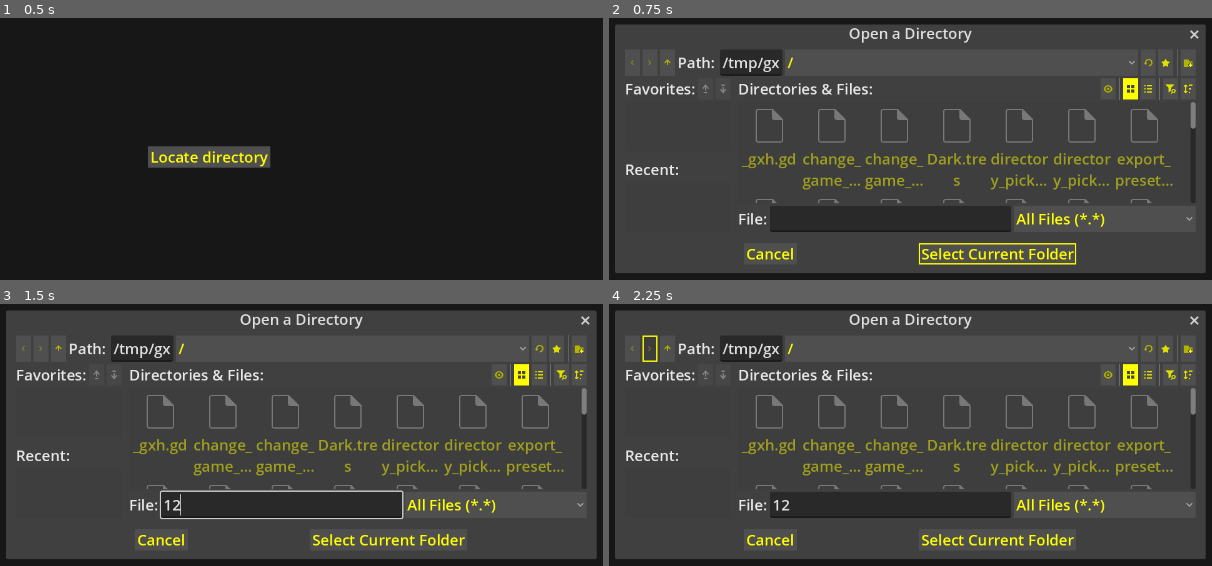
Above: before the commit, frames 1-4 (two rows, left to right).
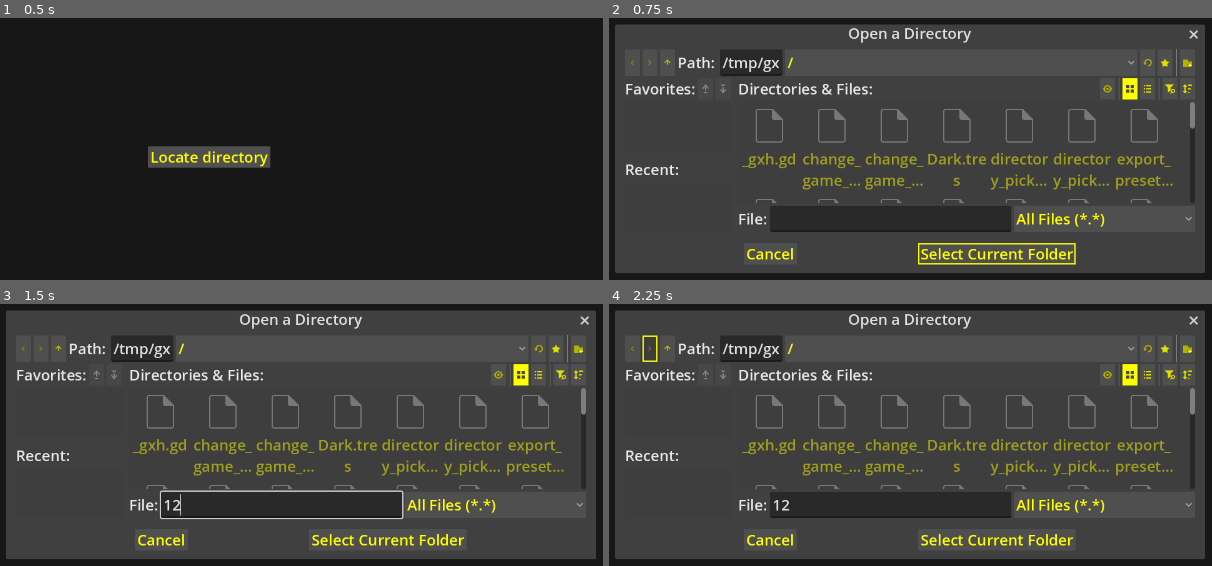
Above: after the commit, the same moments.

Repository: l1chorpe/cyberpunk-log-viewer
Game: Godot game, scene res://MainWindow.tscn
Same seed, same stepped clock (60 frames per second), same inputs: the game is played once before the commit and once after it.
Inputs (mouse positions are in pixels of both pictures, inside the frame that each line leads up to):
- Up to frame 1 (0.5 s): no input
- Up to frame 2 (0.75 s): click "Locate directory" at 0.5 s
- Up to frame 3 (1.5 s): click (283, 505) at 1.27 s; type "12" at 1.35 s
- Up to frame 4 (2.25 s): click (651, 348) at 2 s

Frame 1 is identical in both runs. In frame 2, 1.2% of the frame differs, in the area x 39-100%, y 3-97%; in frame 3, 1.1%; in frame 4, 1.1%.

Commit message:
chore: updated version number

Diff:
--- a/project.godot
+++ b/project.godot
@@ -11,7 +11,7 @@
 [application]
 
 config/name="Cyberpunk Log Viewer"
-config/version="1.1.1"
+config/version="1.2.0"
 run/main_scene="uid://cfvspu3407n0m"
 config/features=PackedStringArray("4.5", "Forward Plus")
 boot_splash/bg_color=Color(0.09019608, 0.09019608, 0.09019608, 1)
